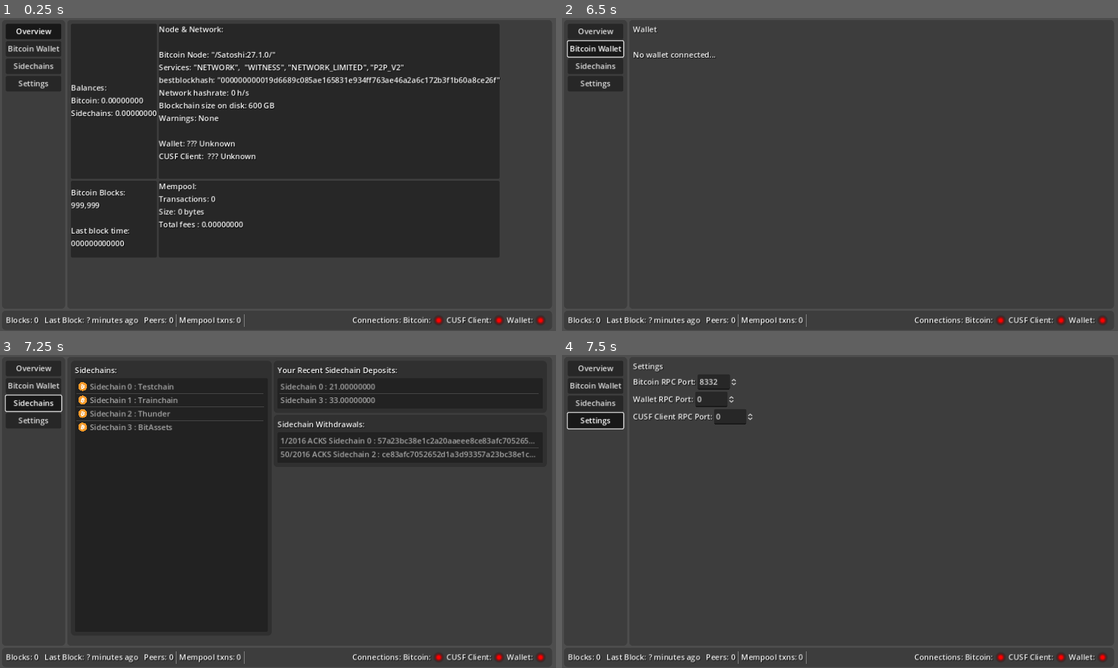
Above: before the commit, frames 1-4 (two rows, left to right).
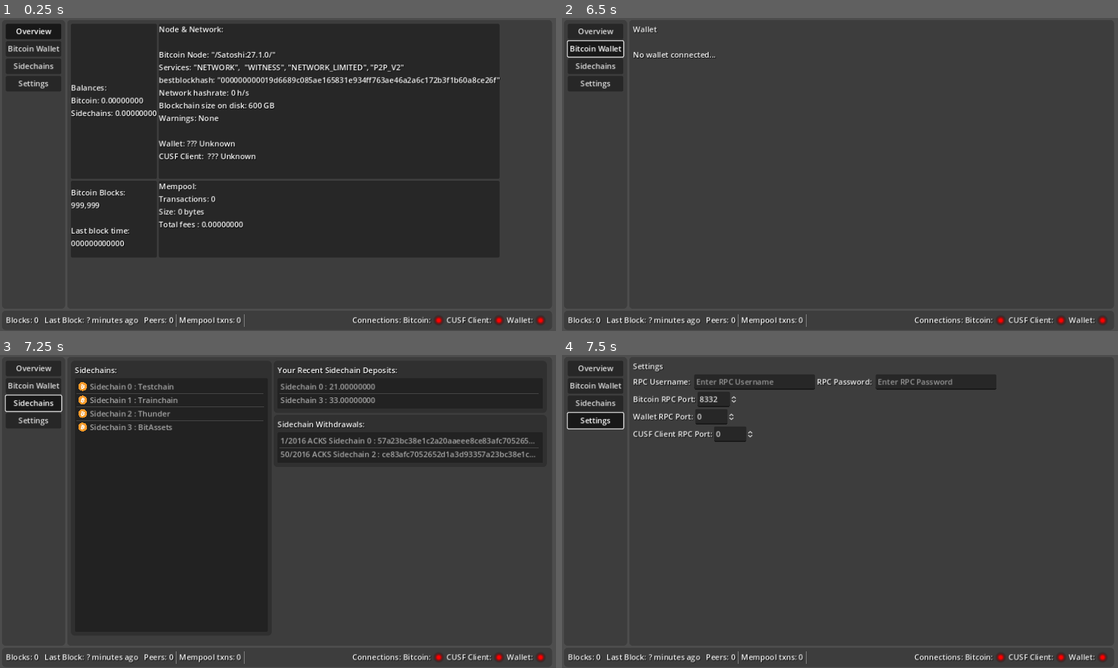
Above: after the commit, the same moments.

Repository: LayerTwo-Labs/BitWindow
Game: Godot game, scene res://scene/main_window.tscn
Two runs of this game, one before a commit and one after it. Both use one fixed random seed, a clock stepped at 60 frames per second and the inputs below.
Inputs:
- Up to frame 1 (0.25 s): no input
- Up to frame 2 (6.5 s): click "Overview" at 0.5 s; click "Bitcoin Wallet" at 1.25 s; click "Sidechains" at 2 s; click "Overview" at 2.75 s; click "Bitcoin Wallet" at 3.5 s; click "Sidechains" at 4.25 s; click "Overview" at 5 s; click "Bitcoin Wallet" at 5.75 s
- Up to frame 3 (7.25 s): click "Sidechains" at 6.5 s
- Up to frame 4 (7.5 s): click "Settings" at 7.25 s

Frames 1-3 are identical in both runs. In frame 4, 1.3% of the frame differs, in the area x 12-79%, y 7-28%.

Commit message:
Add user settings autoload, persist on disk, configure rpc on settings page

Diff:
--- a/BitWindow/project.godot
+++ b/BitWindow/project.godot
@@ -16,6 +16,10 @@
 boot_splash/image="res://image/bitcoin.png"
 config/icon="res://image/bitcoin.png"
 
+[autoload]
+
+UserSettings="*res://user_settings.gd"
+
 [display]
 
 window/stretch/mode="canvas_items"
--- a/BitWindow/scene/main_window.tscn
+++ b/BitWindow/scene/main_window.tscn
@@ -272,6 +272,28 @@
 layout_mode = 2
 text = "Settings"
 
+[node name="HBoxContainer4" type="HBoxContainer" parent="MarginContainer/VBoxContainer/HBoxContainerPageAndPageButtons/PanelContainerPages/SettingPage/VBoxContainer"]
+layout_mode = 2
+
+[node name="Label" type="Label" parent="MarginContainer/VBoxContainer/HBoxContainerPageAndPageButtons/PanelContainerPages/SettingPage/VBoxContainer/HBoxContainer4"]
+layout_mode = 2
+text = "RPC Username: "
+
+[node name="LineEditRPCUser" type="LineEdit" parent="MarginContainer/VBoxContainer/HBoxContainerPageAndPageButtons/PanelContainerPages/SettingPage/VBoxContainer/HBoxContainer4"]
+custom_minimum_size = Vector2(250, 0)
+layout_mode = 2
+placeholder_text = "Enter RPC Username"
+
+[node name="Label2" type="Label" parent="MarginContainer/VBoxContainer/HBoxContainerPageAndPageButtons/PanelContainerPages/SettingPage/VBoxContainer/HBoxContainer4"]
+layout_mode = 2
+text = "RPC Password: "
+
+[node name="LineEditRPCPass" type="LineEdit" parent="MarginContainer/VBoxContainer/HBoxContainerPageAndPageButtons/PanelContainerPages/SettingPage/VBoxContainer/HBoxContainer4"]
+custom_minimum_size = Vector2(250, 0)
+layout_mode = 2
+placeholder_text = "Enter RPC Password"
+secret = true
+
 [node name="HBoxContainer" type="HBoxContainer" parent="MarginContainer/VBoxContainer/HBoxContainerPageAndPageButtons/PanelContainerPages/SettingPage/VBoxContainer"]
 layout_mode = 2
 
@@ -280,7 +302,7 @@
 text = "Bitcoin RPC Port:
 "
 
-[node name="SpinBox" type="SpinBox" parent="MarginContainer/VBoxContainer/HBoxContainerPageAndPageButtons/PanelContainerPages/SettingPage/VBoxContainer/HBoxContainer"]
+[node name="SpinBoxBitcoinRPCPort" type="SpinBox" parent="MarginContainer/VBoxContainer/HBoxContainerPageAndPageButtons/PanelContainerPages/SettingPage/VBoxContainer/HBoxContainer"]
 layout_mode = 2
 max_value = 999999.0
 value = 8332.0
@@ -293,8 +315,9 @@
 text = "Wallet RPC Port:
 "
 
-[node name="SpinBox" type="SpinBox" parent="MarginContainer/VBoxContainer/HBoxContainerPageAndPageButtons/PanelContainerPages/SettingPage/VBoxContainer/HBoxContainer2"]
-layout_mode = 2
+[node name="SpinBoxWalletRPCPort" type="SpinBox" parent="MarginContainer/VBoxContainer/HBoxContainerPageAndPageButtons/PanelContainerPages/SettingPage/VBoxContainer/HBoxContainer2"]
+layout_mode = 2
+max_value = 999999.0
 
 [node name="HBoxContainer3" type="HBoxContainer" parent="MarginContainer/VBoxContainer/HBoxContainerPageAndPageButtons/PanelContainerPages/SettingPage/VBoxContainer"]
 layout_mode = 2
@@ -304,8 +327,9 @@
 text = "CUSF Client RPC Port:
 "
 
-[node name="SpinBox" type="SpinBox" parent="MarginContainer/VBoxContainer/HBoxContainerPageAndPageButtons/PanelContainerPages/SettingPage/VBoxContainer/HBoxContainer3"]
-layout_mode = 2
+[node name="SpinBoxCUSFPort" type="SpinBox" parent="MarginContainer/VBoxContainer/HBoxContainerPageAndPageButtons/PanelContainerPages/SettingPage/VBoxContainer/HBoxContainer3"]
+layout_mode = 2
+max_value = 999999.0
 
 [node name="PanelContainer" type="PanelContainer" parent="MarginContainer/VBoxContainer"]
 custom_minimum_size = Vector2(1140, 0)
@@ -407,3 +431,8 @@
 [connection signal="toggled" from="MarginContainer/VBoxContainer/HBoxContainerPageAndPageButtons/PanelContainerPageButtons/VBoxContainer/ButtonWallet" to="." method="_on_button_wallet_toggled"]
 [connection signal="toggled" from="MarginContainer/VBoxContainer/HBoxContainerPageAndPageButtons/PanelContainerPageButtons/VBoxContainer/ButtonSidechains" to="." method="_on_button_sidechains_toggled"]
 [connection signal="toggled" from="MarginContainer/VBoxContainer/HBoxContainerPageAndPageButtons/PanelContainerPageButtons/VBoxContainer/ButtonSettings" to="." method="_on_button_settings_toggled"]
+[connection signal="text_changed" from="MarginContainer/VBoxContainer/HBoxContainerPageAndPageButtons/PanelContainerPages/SettingPage/VBoxContainer/HBoxContainer4/LineEditRPCUser" to="." method="_on_line_edit_rpc_user_text_changed"]
+[connection signal="text_changed" from="MarginContainer/VBoxContainer/HBoxContainerPageAndPageButtons/PanelContainerPages/SettingPage/VBoxContainer/HBoxContainer4/LineEditRPCPass" to="." method="_on_line_edit_rpc_pass_text_changed"]
+[connection signal="value_changed" from="MarginContainer/VBoxContainer/HBoxContainerPageAndPageButtons/PanelContainerPages/SettingPage/VBoxContainer/HBoxContainer/SpinBoxBitcoinRPCPort" to="." method="_on_spin_box_bitcoin_rpc_port_value_changed"]
+[connection signal="value_changed" from="MarginContainer/VBoxContainer/HBoxContainerPageAndPageButtons/PanelContainerPages/SettingPage/VBoxContainer/HBoxContainer2/SpinBoxWalletRPCPort" to="." method="_on_spin_box_wallet_rpc_port_value_changed"]
+[connection signal="value_changed" from="MarginContainer/VBoxContainer/HBoxContainerPageAndPageButtons/PanelContainerPages/SettingPage/VBoxContainer/HBoxContainer3/SpinBoxCUSFPort" to="." method="_on_spin_box_cusf_port_value_changed"]
--- a/BitWindow/script/main_window.gd
+++ b/BitWindow/script/main_window.gd
@@ -38,6 +38,7 @@
 	timer_cusf_update.start(CUSF_UPDATE_DELAY)
 
 	call_deferred("display_connection_status")
+	call_deferred("load_user_settings")
 
 
 func _on_server_btc_new_block_count(height: int) -> void:
@@ -135,3 +136,38 @@
 
 func update_cusf_data() -> void:
 	$Server.rpc_cusf_getblockcount()
+
+
+#region Settings Page
+
+func load_user_settings() -> void:
+	$"/root/UserSettings".load_settings()
+	$MarginContainer/VBoxContainer/HBoxContainerPageAndPageButtons/PanelContainerPages/SettingPage/VBoxContainer/HBoxContainer4/LineEditRPCUser.text = $"/root/UserSettings".rpc_user
+	$MarginContainer/VBoxContainer/HBoxContainerPageAndPageButtons/PanelContainerPages/SettingPage/VBoxContainer/HBoxContainer4/LineEditRPCPass.text = $"/root/UserSettings".rpc_pass
+
+	$MarginContainer/VBoxContainer/HBoxContainerPageAndPageButtons/PanelContainerPages/SettingPage/VBoxContainer/HBoxContainer/SpinBoxBitcoinRPCPort.value = $"/root/UserSettings".rpc_port_bitcoin
+	$MarginContainer/VBoxContainer/HBoxContainerPageAndPageButtons/PanelContainerPages/SettingPage/VBoxContainer/HBoxContainer2/SpinBoxWalletRPCPort.value = $"/root/UserSettings".rpc_port_wallet
+	$MarginContainer/VBoxContainer/HBoxContainerPageAndPageButtons/PanelContainerPages/SettingPage/VBoxContainer/HBoxContainer3/SpinBoxCUSFPort.value = $"/root/UserSettings".rpc_port_cusf
+
+
+func _on_line_edit_rpc_user_text_changed(new_text: String) -> void:
+	$"/root/UserSettings".rpc_user = new_text
+	$"/root/UserSettings".save_settings()
+
+func _on_line_edit_rpc_pass_text_changed(new_text: String) -> void:
+	$"/root/UserSettings".rpc_pass = new_text
+	$"/root/UserSettings".save_settings()
+
+func _on_spin_box_bitcoin_rpc_port_value_changed(value: float) -> void:
+	$"/root/UserSettings".rpc_port_bitcoin = value
+	$"/root/UserSettings".save_settings()
+
+func _on_spin_box_wallet_rpc_port_value_changed(value: float) -> void:
+	$"/root/UserSettings".rpc_port_wallet = value
+	$"/root/UserSettings".save_settings()
+
+func _on_spin_box_cusf_port_value_changed(value: float) -> void:
+	$"/root/UserSettings".rpc_port_cusf = value
+	$"/root/UserSettings".save_settings()
+
+#endregion
--- a/BitWindow/script/server.gd
+++ b/BitWindow/script/server.gd
@@ -1,11 +1,4 @@
 extends Control
-
-const RPC_USER : String = "abc"
-const RPC_PASS : String = "def"
-
-const BITCOIN_RPC_PORT : int = 8332
-const WALLET_RPC_PORT : int = -1 # TODO currently unknown
-const CUSF_RPC_PORT : int = -1   # TODO currently unknown
 
 # Bitcoin RPC requests
 @onready var http_rpc_btc_get_block_count: HTTPRequest = $RPCRequests/HTTPRPCBTCGetBlockCount
@@ -43,7 +36,7 @@
 
 
 func make_rpc_request(port : int, method: String, params: Variant, http_request: HTTPRequest) -> void:
-	var auth = str(RPC_USER, ":", RPC_PASS)
+	var auth = str($"/root/UserSettings".rpc_user, ":", $"/root/UserSettings".rpc_pass)
 	var auth_bytes = auth.to_utf8_buffer()
 	var auth_encoded = Marshalls.raw_to_base64(auth_bytes)
 	var headers: PackedStringArray = []
@@ -73,27 +66,27 @@
 
 
 func rpc_bitcoin_getblockcount() -> void:
-	make_rpc_request(BITCOIN_RPC_PORT, "getblockcount", [], http_rpc_btc_get_block_count)
+	make_rpc_request($"/root/UserSettings".rpc_port_bitcoin, "getblockcount", [], http_rpc_btc_get_block_count)
 
 
 func rpc_bitcoin_getnetworkinfo() -> void:
-	make_rpc_request(BITCOIN_RPC_PORT, "getnetworkinfo", [], http_rpc_btc_get_network_info)
+	make_rpc_request($"/root/UserSettings".rpc_port_bitcoin, "getnetworkinfo", [], http_rpc_btc_get_network_info)
 
 
 func rpc_bitcoin_getmempoolinfo() -> void:
-	make_rpc_request(BITCOIN_RPC_PORT, "getmempoolinfo", [], http_rpc_btc_get_mempool_info)
+	make_rpc_request($"/root/UserSettings".rpc_port_bitcoin, "getmempoolinfo", [], http_rpc_btc_get_mempool_info)
 
 
 func rpc_bitcoin_getblockchaininfo() -> void:
-	make_rpc_request(BITCOIN_RPC_PORT, "getblockchaininfo", [], http_rpc_btc_get_blockchain_info)
+	make_rpc_request($"/root/UserSettings".rpc_port_bitcoin, "getblockchaininfo", [], http_rpc_btc_get_blockchain_info)
 
 
 func rpc_wallet_getbalance() -> void:
-	make_rpc_request(WALLET_RPC_PORT, "getbalance", [], http_rpc_wallet_get_balance)
+	make_rpc_request($"/root/UserSettings".rpc_port_wallet, "getbalance", [], http_rpc_wallet_get_balance)
 
 
 func rpc_cusf_getblockcount() -> void:
-	make_rpc_request(CUSF_RPC_PORT, "getblockcount", [], http_rpc_cusf_get_block_count)
+	make_rpc_request($"/root/UserSettings".rpc_port_cusf, "getblockcount", [], http_rpc_cusf_get_block_count)
 
 
 func _on_httprpcbtc_get_block_count_request_completed(_result: int, response_code: int, _headers: PackedStringArray, body: PackedByteArray) -> void:
--- /dev/null
+++ b/BitWindow/user_settings.gd
@@ -0,0 +1,35 @@
+extends Node
+
+const DEFAULT_BITCOIN_RPC_PORT : int = 8332
+const DEFAULT_WALLET_RPC_PORT : int = -1 # TODO currently unknown
+const DEFAULT_CUSF_RPC_PORT : int = -1   # TODO currently unknown
+
+var rpc_user : String = ""
+var rpc_pass : String = ""
+
+var rpc_port_bitcoin : int = DEFAULT_BITCOIN_RPC_PORT
+var rpc_port_wallet : int = DEFAULT_WALLET_RPC_PORT
+var rpc_port_cusf : int = DEFAULT_CUSF_RPC_PORT
+
+
+func load_settings() -> void:
+	if !FileAccess.file_exists("user://user_settings.dat"):
+		return
+
+	var file = FileAccess.open("user://user_settings.dat", FileAccess.READ)
+
+	rpc_user = file.get_var()
+	rpc_pass = file.get_var()
+	rpc_port_bitcoin = file.get_var()
+	rpc_port_wallet = file.get_var()
+	rpc_port_cusf = file.get_var()
+
+
+func save_settings() -> void:
+	var file = FileAccess.open("user://user_settings.dat", FileAccess.WRITE)
+
+	file.store_var(rpc_user)
+	file.store_var(rpc_pass)
+	file.store_var(rpc_port_bitcoin)
+	file.store_var(rpc_port_wallet)
+	file.store_var(rpc_port_cusf)
